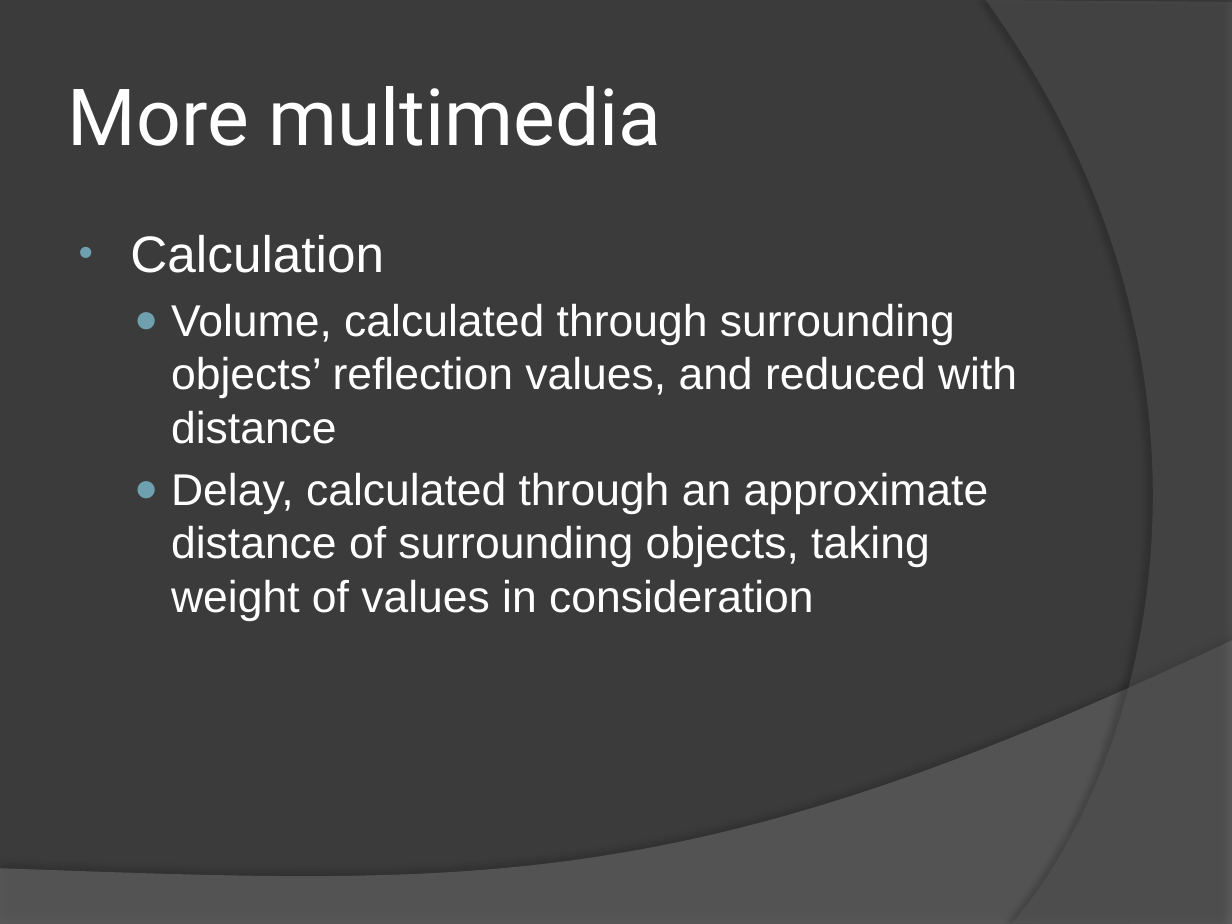
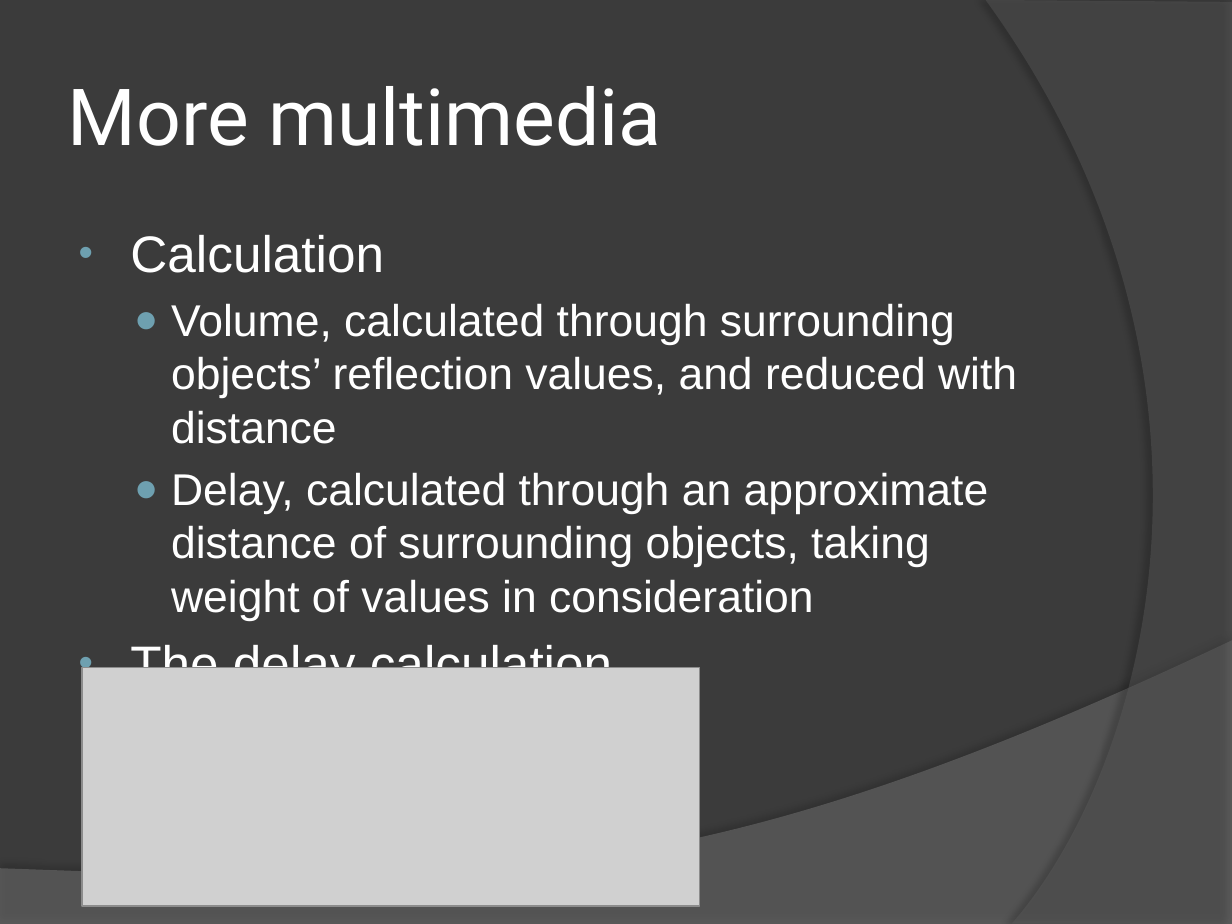
Before and after one commit to mgq812/simengines-g2-code, a slide deck: slide 5 of Presentation.pptx. Drawn at 1232x924 pixels with LibreOffice and Linux fonts; fonts in the diff are those of the drawing; grey boxes stand for pictures. Boxes give left, top, right and bottom in pixels: in the first picture for what was removed or moved away, otherwise in the second. Text is boxed around its words. In the diff, an @@ line names an element or a change of style, - is before the commit and + after.

```diff
--- a/Presentation.pptx
+++ b/Presentation.pptx
@@ text at (x1=130, y1=641, x2=612, y2=668): paragraph added @@
+• The delay calculation
@@ picture added at (x1=83, y1=668, x2=700, y2=907) @@
```
